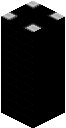
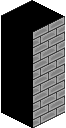
The second 66×128 image is a revision of the first. Changes to its layers:
removed layer "cubeIsometric.png-kopia #10" over [1, 1, 65, 128]
renamed "cubeIsometric.png-kopia #5" to "NS_none", showed it, painted on it over [1, 0, 65, 128]
